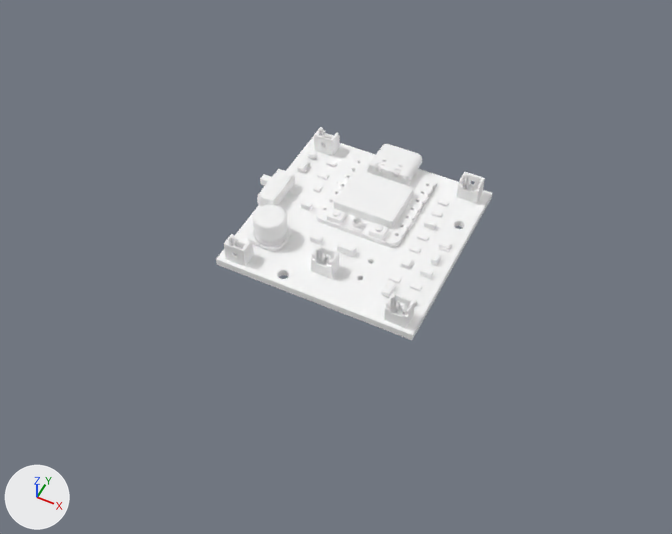
One commit to the glTF model public/models/drone-fc.glb: the scene before it, then after it.
Both versions are drawn from a 50 mm camera at (52.6, -115.0, 130.5) aimed at (-1.6, -6.6, -4.9). Every picture has the same lights, and +X, +Y and +Z are marked at lower left. The first picture is the older version. Where no turn or scale is listed for an object, it has been applied to the vertices.

In view in the first picture: '113991054', 'CP_Elec_6.3x5.8', 'Dro3C57_PCB', 'JS102011SAQN' and 25 more.
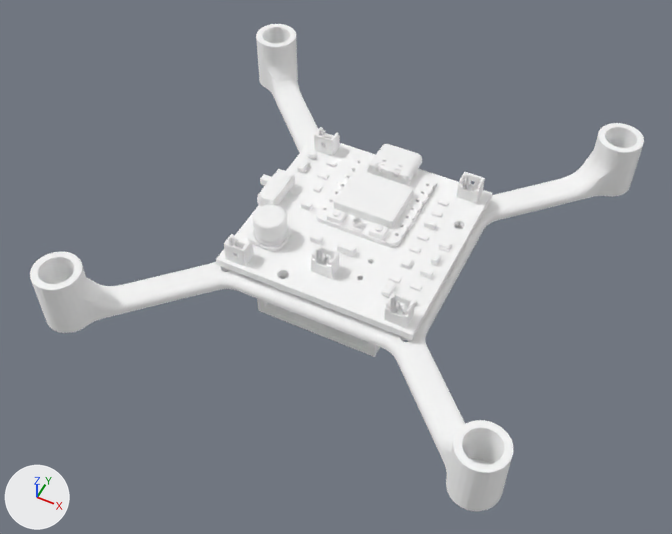
Changed parts and their boxes [x1, y1, x2, y2] in the pictures (672 x 534 px):
'Frame', added
    after: [30, 24, 644, 511]

The change, as a diff of the scene's bpy script:
```diff
--- a/public/models/drone-fc.glb.py
+++ b/public/models/drone-fc.glb.py
@@ me_frame @@
+me_frame.from_pydata(...)  # 2206 vertices, 4200 faces; spans x -43.9..43.9, y -44.0..44.0, z -10.0..10.0
+me_frame.materials.append(mat_m)  # white #ffffff
@@ ob_frame @@
+ob_frame = bpy.data.objects.new('Frame', me_frame)
+ob_frame.location = (0.1, -0.7, -1.0)
```
